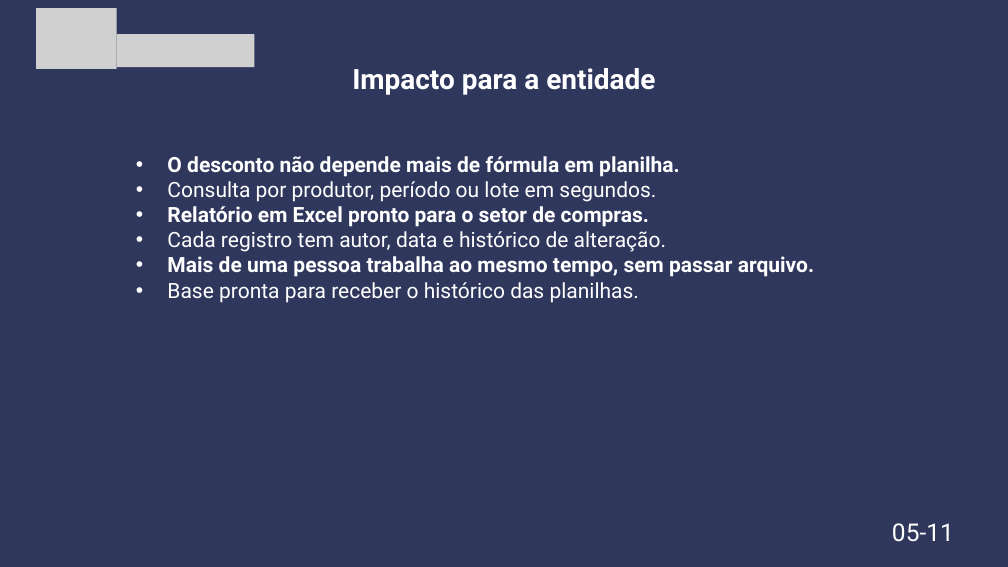
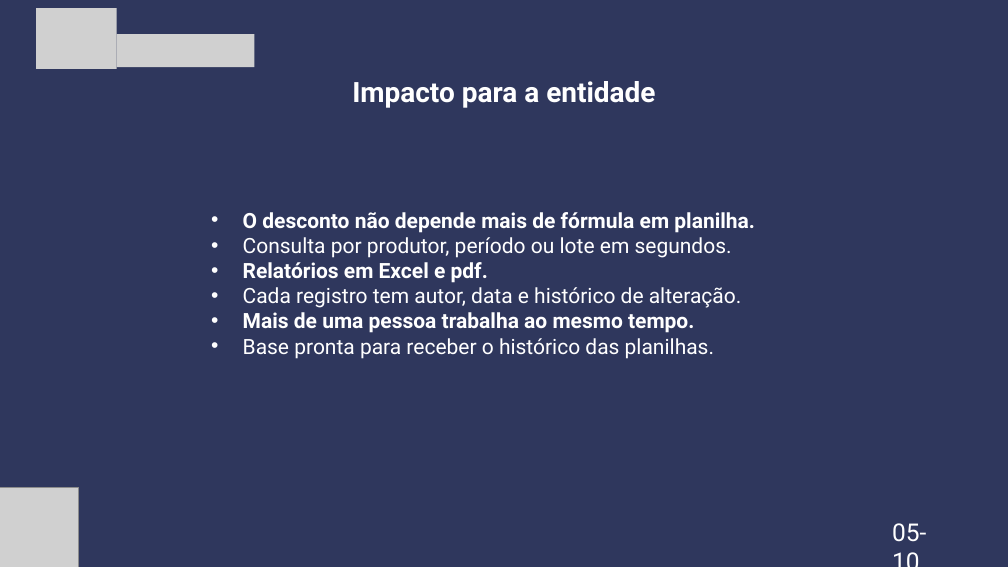
Before and after one commit to Jp-Ortolan/Sistema-controle-qualidade-verdelandia, a slide deck: slide 5 of docs/arquivos/Apresentacao_Final_SCQ_Verdelandia.pptx. Drawn at 1008x567 pixels with LibreOffice and Linux fonts; fonts in the diff are those of the drawing; grey boxes stand for pictures. Boxes give left, top, right and bottom in pixels: in the first picture for what was removed or moved away, otherwise in the second. Text is boxed around its words. In the diff, an @@ line names an element or a change of style, - is before the commit and + after.

```diff
--- a/docs/arquivos/Apresentacao_Final_SCQ_Verdelandia.pptx
+++ b/docs/arquivos/Apresentacao_Final_SCQ_Verdelandia.pptx
@@ text "Impacto para a entidade": place and size @@
-text "Impacto para a entidade" at (352,68,655,95)
+text "Impacto para a entidade" at (352,81,655,108)
@@ text "O desconto não depende mais ...": place and size @@
-text "O desconto não depende mais ..." at (167,156,814,303)
+text "O desconto não depende mais ..." at (243,212,755,359)
@@ text at (243,262,488,283): text changed @@
-• Relatório em Excel pronto para o setor de compras.
+• Relatórios em Excel e pdf.
@@ text at (243,312,694,333): text changed @@
-• Mais de uma pessoa trabalha ao mesmo tempo, sem passar arquivo.
+• Mais de uma pessoa trabalha ao mesmo tempo.
@@ picture added at (0,487,79,567) @@
@@ text at (892,523,926,542): text changed @@
-05-11
+05-10
```
Also in this commit, not shown: 7 other slides changed, 2 slides added, 3 slides removed, 4 other files.
